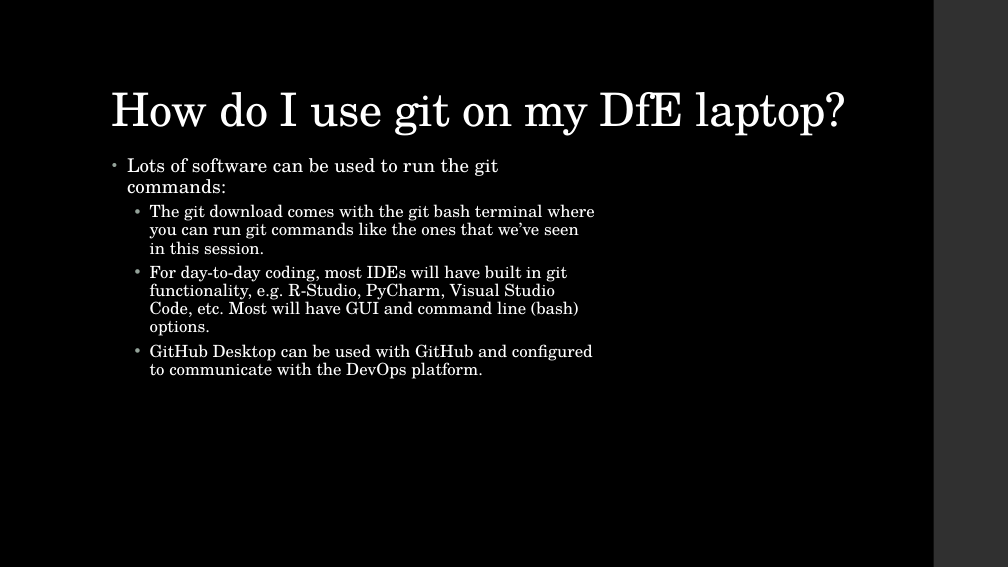
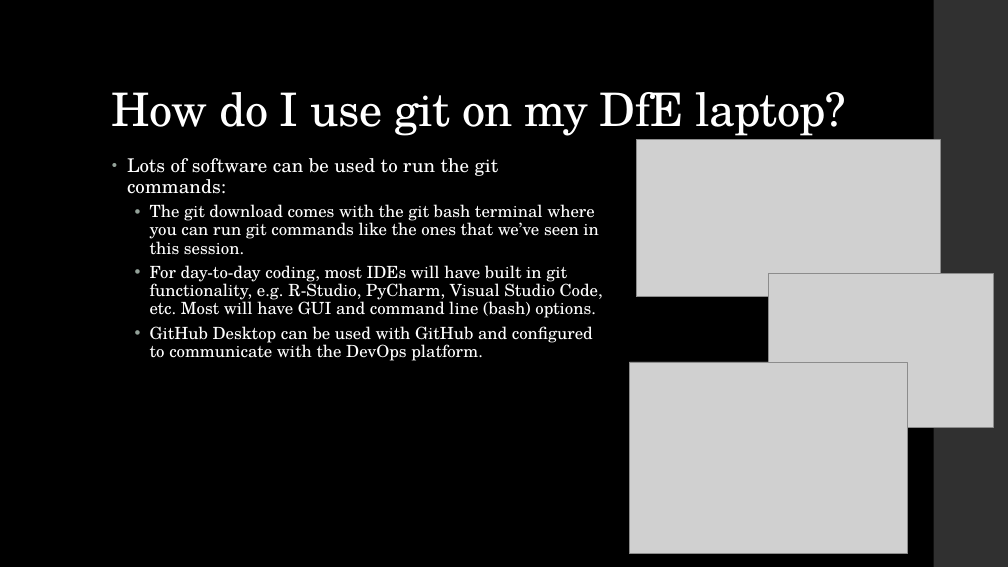
Before and after one commit to dfe-analytical-services/techskills_workshops, a slide deck: slide 26 of slides/workshopslides_quick-git.pptx (slide 20 before the commit). Drawn at 1008x567 pixels with LibreOffice and Linux fonts; fonts in the diff are those of the drawing; grey boxes stand for pictures. Boxes give left, top, right and bottom in pixels: in the first picture for what was removed or moved away, otherwise in the second. Text is boxed around its words. In the diff, an @@ line names an element or a change of style, - is before the commit and + after.

```diff
--- a/slides/workshopslides_quick-git.pptx
+++ b/slides/workshopslides_quick-git.pptx
@@ picture added at [636,140,941,297] @@
@@ text "Lots of software can be ..." rewrapped from [127,158,594,379] to [127,158,603,361] @@
@@ picture added at [769,274,994,427] @@
@@ picture added at [630,362,908,554] @@
```
Also in this commit, not shown: 10 other slides changed, 6 slides added.
